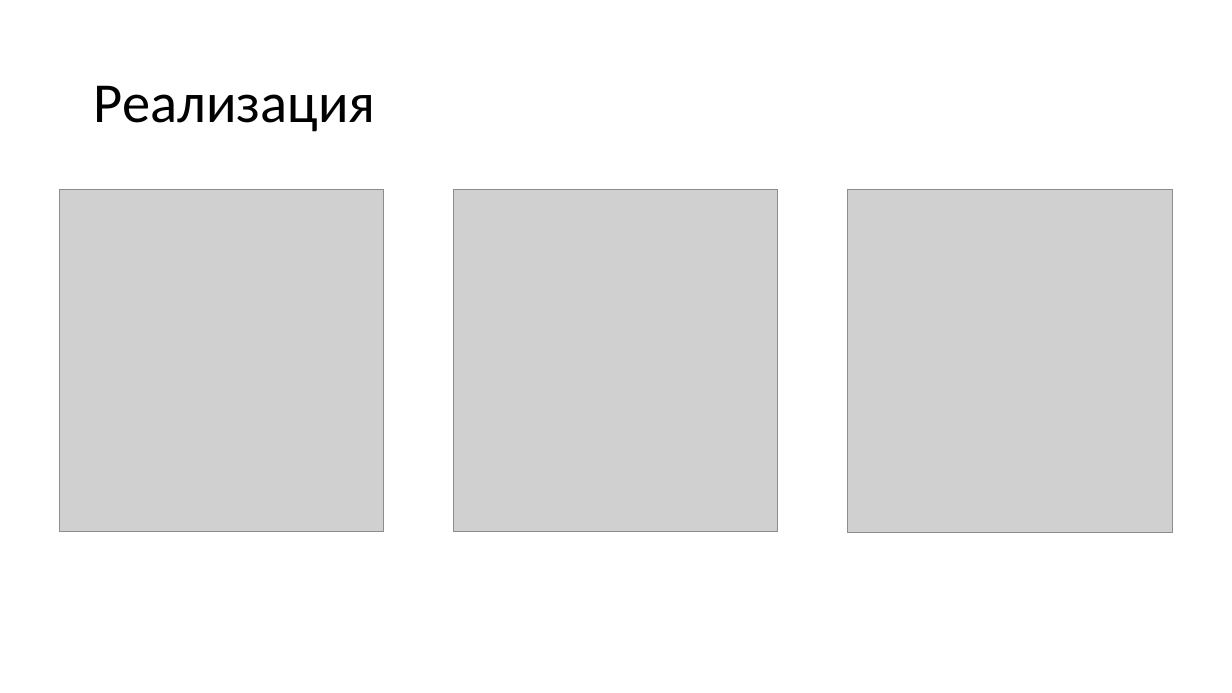
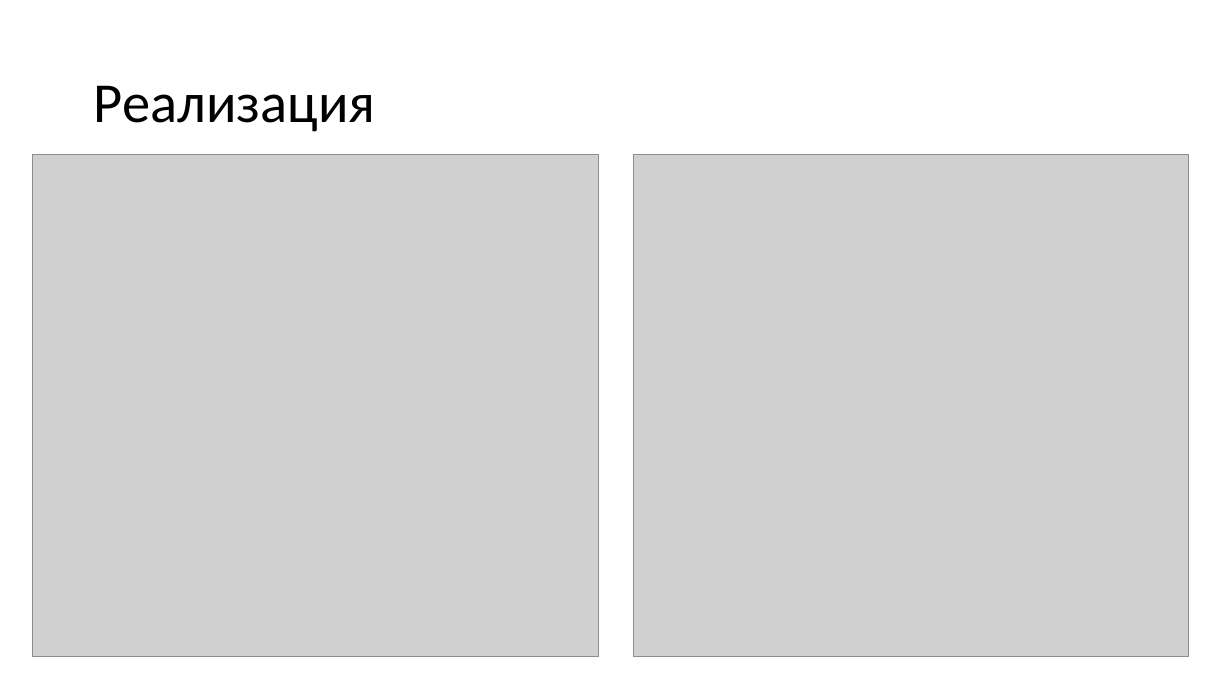
Before and after one commit to Lynech/the-reflected-signal-simulator, a slide deck: slide 10 of presentation.pptx (slide 7 before the commit). Drawn at 1232x693 pixels with LibreOffice and Linux fonts; fonts in the diff are those of the drawing; grey boxes stand for pictures. Boxes give left, top, right and bottom in pixels: in the first picture for what was removed or moved away, otherwise in the second. Text is boxed around its words. In the diff, an @@ line names an element or a change of style, - is before the commit and + after.

```diff
--- a/presentation.pptx
+++ b/presentation.pptx
@@ picture added at bbox=[33, 154, 599, 656] @@
@@ picture added at bbox=[634, 154, 1189, 656] @@
@@ picture removed at bbox=[60, 189, 384, 532] @@
@@ picture removed at bbox=[453, 189, 778, 532] @@
@@ picture removed at bbox=[848, 189, 1173, 532] @@
```
Also in this commit, not shown: 6 other slides changed, 8 slides added, 1 slide removed, 1 other file.
